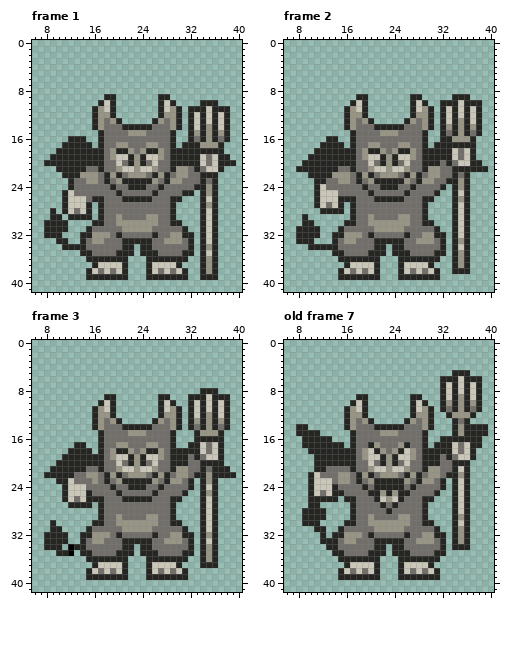
A pixel-art file gets an edit: assets/images/enemies/devil.aseprite. The picture above is the old version.
48x48 pixels, 7 frames. Shown: frame 1: x 6..40, y 0..41; frame 2: x 6..40, y 0..41; frame 3: x 6..40, y 0..41; old frame 7: x 6..40, y 0..41. The commit also changed other frames, which this record leaves out.
After the commit:
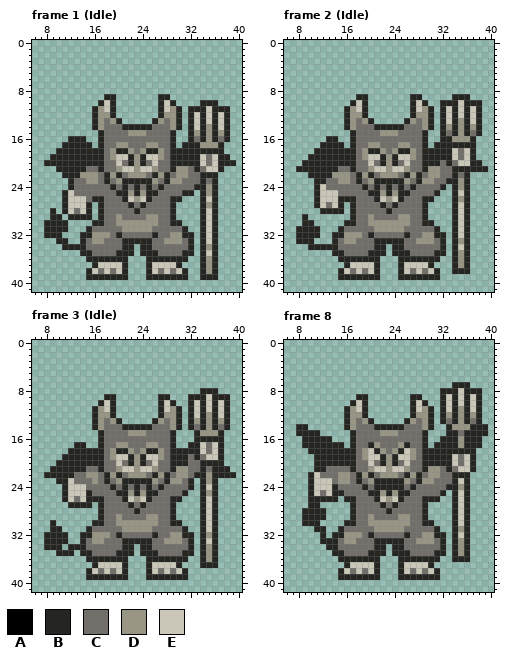
Palette (. is transparent): A #000000  B #252522  C #726f6b  D #999585  E #cac7b8
Diff:
frames 7 -> 9
Frame 1 (Idle):
The edit turns colour C into colour B in row 24 at x 21 and 25; in row 25 at x 21, 23 and 25; in row 27 at x 22 and 24; in row 28 at x 23.
The edit turns colour B into colour C in row 24 at x 22 and 24.
The edit turns colour B into colour D in row 26 at x 23.
The edit turns colour C into colour D in row 25 at x 22 and 24.
The edit turns colour B into colour E in row 26 at x 22 and 24.
Frame 2 (Idle): the same change as frame 1 (Idle)
Frame 3 (Idle):
There is now colour B in row 18 at x 16.
The edit turns colour A into colour B in rows 34 to 35 at x 12.
The edit turns colour C into colour B in row 24 at x 21 and 25; in row 25 at x 21, 23 and 25; in row 27 at x 22 and 24; in row 28 at x 23.
The edit turns colour B into colour C in row 24 at x 22 and 24.
The edit turns colour B into colour D in row 26 at x 23.
The edit turns colour C into colour D in row 25 at x 22 and 24.
The edit turns colour B into colour E in row 26 at x 22 and 24.
Frame 8 against old frame 7:
There is now colour B in rows 12 to 13 at x 32 and 38; in rows 14 to 15 at x 33; in rows 20 to 21 at x 37; in row 24 at x 33; in row 25 at x 32; in row 26 at x 31.
There is now colour B in row 35 at x 34 and 36; in row 36 at x 34 to 36.
The edit turns colour C into colour B in row 18 at x 35; in row 19 at x 32; in row 20 at x 32 to 33; in row 21 at x 33.
The edit turns colour D into colour B in row 12 at x 34 and 36; in row 22 at x 35.
The edit turns colour E into colour B in row 7 at x 35; in row 8 at x 33 and 37; in rows 17 to 18 at x 34 and 36.
There is now colour C in row 13 at x 33 and 37; in row 23 at x 33.
The edit turns colour B into colour C in row 20 at x 35; in row 21 at x 34; in row 22 at x 33; in rows 23 to 24 at x 32; in row 25 at x 31.
The edit turns colour D into colour C in row 15 at x 35.
The edit turns colour E into colour C in row 19 at x 35.
There is now colour D in row 35 at x 35.
The edit turns colour B into colour D in row 12 at x 33 and 37; in row 14 at x 34 and 36; in row 16 at x 35; in row 34 at x 35.
The edit turns colour C into colour D in row 13 at x 35; in row 17 at x 35.
The edit turns colour E into colour D in row 24 at x 35.
The edit turns colour B into colour E in row 20 at x 34 and 36; in row 21 at x 36.
The edit turns colour C into colour E in row 11 at x 33 and 37; in row 19 at x 34.
The edit turns colour D into colour E in row 9 at x 35; in row 10 at x 33, 35 and 37; in row 29 at x 35; in row 32 at x 35.
The author cleared colour B in row 5 at x 34 to 36; in row 6 at x 32 to 34 and 36 to 38; in row 7 at x 32 and 38.
The author cleared colour E in row 6 at x 35; in row 7 at x 33 and 37.
Pixel boxes of the changes (left, top, right, bottom) in both pictures:
changed: (122, 184, 152, 214)
changed: (374, 184, 404, 214)
added: (92, 448, 98, 454)
changed: (122, 484, 152, 514)
changed: (68, 544, 74, 556)
changed: (434, 370, 482, 562)
